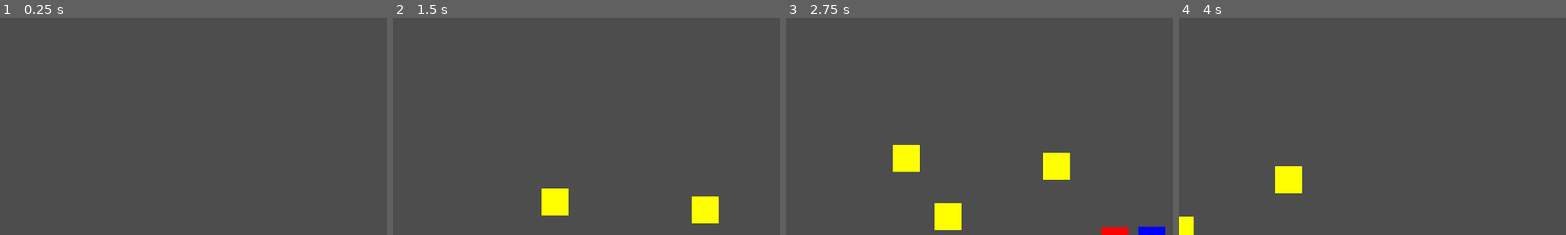
Above: before the commit, frames 1-4 (left to right).
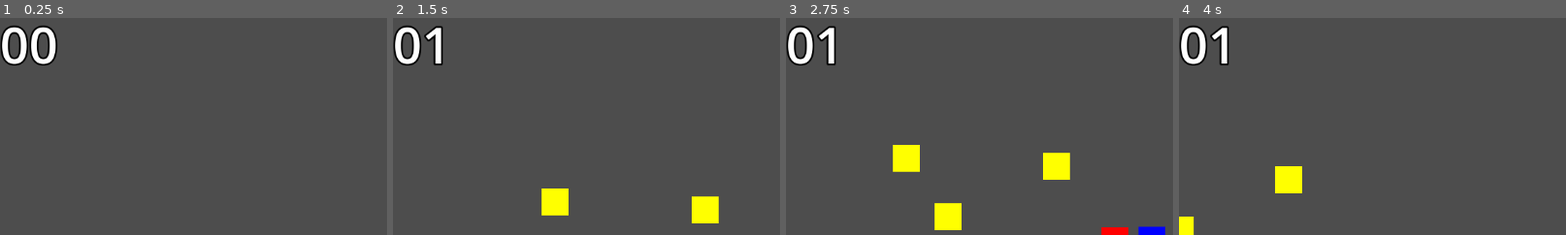
Above: after the commit, the same moments.

Repository: Yuumayay/YuumayayGodotBook1
Game: Godot game, scene res://stage1.tscn
The game is run twice, just before and just after one commit, with the same random seed, the same clock (stepped at 60 frames per second) and the same inputs.
Inputs:
- Up to frame 1 (0.25 s): no input
- Up to frame 2 (1.5 s): tap Enter (ui_accept) at 0.5, 0.77 s; hold Right (ui_right) from 0.53 s (still down)
- Up to frame 3 (2.75 s): tap Enter (ui_accept) at 1.52 s; release Right (ui_right) at 2.03 s; hold Left (ui_left) from 2.03 s (still down)
- Up to frame 4 (4 s): release Left (ui_left) at 2.78 s; hold Right (ui_right) from 2.78 s (still down); tap Enter (ui_accept) at 3.02, 3.77 s
The pictures show only the part of the screen within x 0-50%, y 2-52%; the shares and areas given below are measured in that part.

The runs differ from the first frame. In frame 1, 1.7% of the frame differs, in the area x 0-15%, y 3-22%; in frame 2, 1.3%; in frame 3, 1.3%; in frame 4, 1.3%.

Commit message:
コインカウンターの実装

Diff:
--- a/Platformer/Coin.gd
+++ b/Platformer/Coin.gd
@@ -10,5 +10,6 @@
 
 func _on_area_body_entered(body):
 	if body.name == "Character":
+		CoinCount.coin_add(1)
 		Audio.get_node("Coin").play()
 		queue_free()
--- /dev/null
+++ b/Platformer/coin_count.gd
@@ -0,0 +1,12 @@
+extends CanvasLayer
+
+var coin = 0
+@onready var label = $Label
+
+func coin_add(value):
+	coin += value
+	var length = str(coin).length()
+	if length == 1:
+		label.text = "0" + str(coin)
+	else:
+		label.text = str(coin)
--- /dev/null
+++ b/Platformer/coin_count.tscn
@@ -0,0 +1,15 @@
+[gd_scene load_steps=2 format=3 uid="uid://dp6hihd8hyytq"]
+
+[ext_resource type="Script" path="res://coin_count.gd" id="1_63ena"]
+
+[node name="CoinCount" type="CanvasLayer"]
+layer = 2
+script = ExtResource("1_63ena")
+
+[node name="Label" type="Label" parent="."]
+offset_right = 40.0
+offset_bottom = 23.0
+theme_override_colors/font_outline_color = Color(0, 0, 0, 1)
+theme_override_constants/outline_size = 10
+theme_override_font_sizes/font_size = 75
+text = "00"
--- a/Platformer/project.godot
+++ b/Platformer/project.godot
@@ -18,3 +18,4 @@
 [autoload]
 
 Audio="*res://audio.tscn"
+CoinCount="*res://coin_count.tscn"
